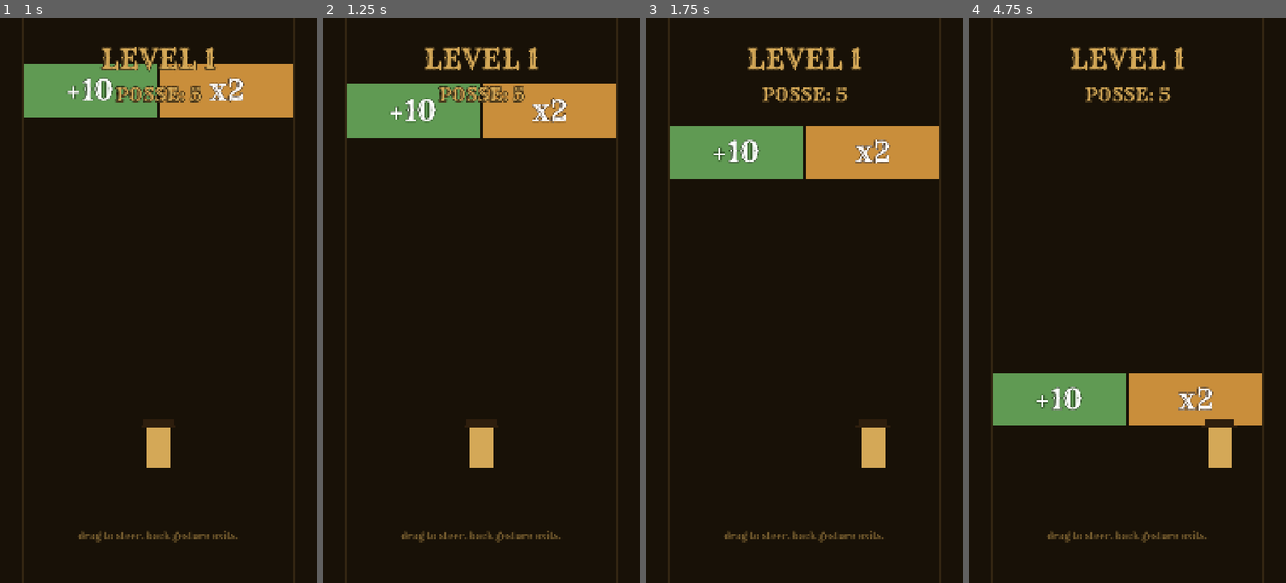
Above: before the commit, frames 1-4 (left to right).
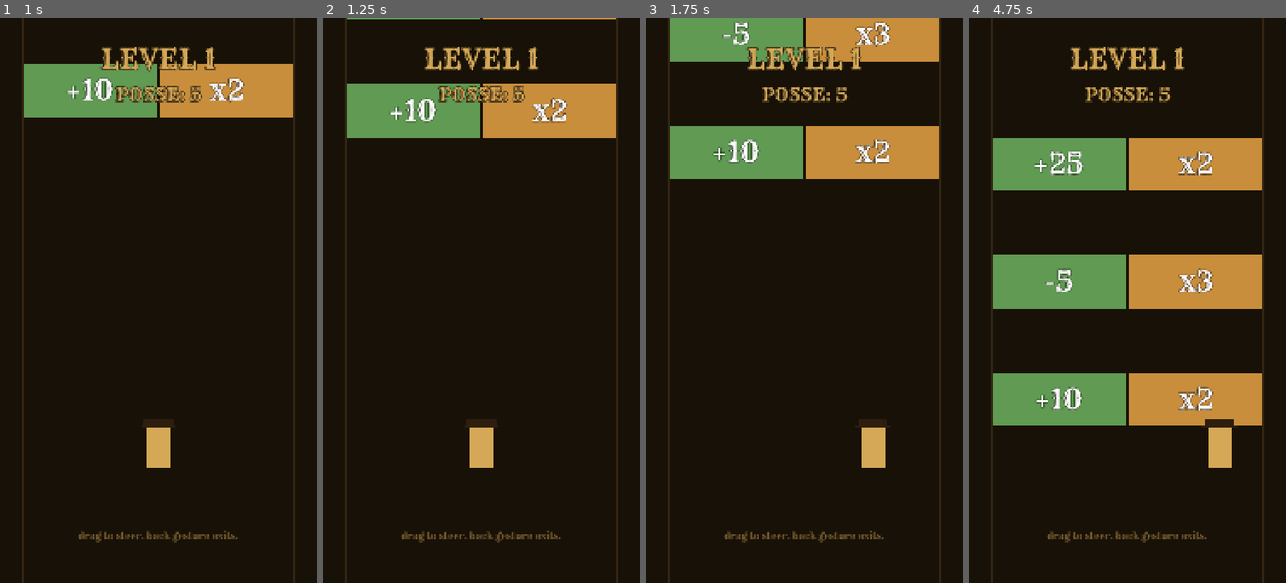
Above: after the commit, the same moments.

Repository: Joeputin100/Not_This_Again
Game: Godot game, scene res://scenes/main_menu.tscn
Two runs of this game, one before a commit and one after it. Both use one fixed random seed, a clock stepped at 60 frames per second and the inputs below.
Inputs (mouse positions are in pixels of both pictures, inside the frame that each line leads up to):
- Up to frame 1 (1 s): click "PLAY" at 0.5 s
- Up to frame 2 (1.25 s): no input
- Up to frame 3 (1.75 s): tap Enter at 1.25 s; move the mouse to (874, 272) at 1.27 s; hold Shift from 1.28 s (still down); click (874, 272) at 1.42 s
- Up to frame 4 (4.75 s): release Shift at 2 s; drag from (1064, 328) to (1111, 413) at 2.02 s; move the mouse to (1159, 176) at 2.77 s; tap Ctrl at 2.85 s; click (1159, 176) at 2.92 s; drag from (1111, 413) to (1032, 215) at 3.52 s; move the mouse to (1222, 385) at 4.27 s; tap Alt at 4.35 s; click (1222, 385) at 4.42 s

Frame 1 is identical in both runs. In frame 2, 0.2% of the frame differs, in the area x 7-93%, y 0-1%; in frame 3, 6.1%; in frame 4, 16%, in the area x 7-93%, y 21-52%.

Commit message:
Phase 1: 3 gates per level + win overlay + 22 LevelProgress tests
The level is now an actual game loop: 3 gates of varying values fall
toward the cowboy at staggered intervals, posse count updates per
gate, and when all 3 have fired the WinOverlay slides in with the
final bounty and an AGAIN button.

- scripts/level_progress.gd — pure-state RefCounted class tracking
  gates_total / gates_passed. Exposes reset(), record_pass(),
  is_complete(), gates_remaining(), progress_fraction(). No SceneTree
  dependency = unit-testable.

- test/test_level_progress.gd — 22 tests across defaults, reset
  (positive + negative total), increment, completion (incomplete /
  exact / over-record), gates_remaining, progress_fraction (zero /
  half / full / clamped).

- scripts/gate.gd: dynamic labels. _ready() sets LeftLabel + RightLabel
  text from @export left_value/right_value via _format_left/right.
  One gate.tscn now serves every gate variant.

- scenes/level.tscn — three Gate instances at y=(200, -200, -600).
  With scroll_speed=280, they arrive at the cowboy ~1.4s apart.
  Values chosen for variety: (+10/x2), (-5/x3), (+25/x2).
  Win overlay added: dim background, beveled panel, "BOUNTY!"
  display title, Murderbot-flavored subtitle, AGAIN button.

- scripts/level.gd — gates discovered via _gather_gates() (any
  scene-tree child with a `triggered` signal and a `_format_left`
  method counts), so future commits can add gates by editing the
  .tscn alone. _on_gate_triggered records pass on LevelProgress;
  when complete, _show_win() pauses 0.55s for the gate-fire to
  register visually, then scales the overlay in with TRANS_BACK
  bounce. _on_again_pressed plays tap, animates the button, reloads
  the scene.

Verifies on next sideload:
  - tap PLAY → level loads with 3 gates scrolling in sequence
  - drag to steer through each → posse counter updates with pop
  - after gate 3, brief delay, then BOUNTY! overlay bounces in
  - "%d posse members made it" matches final posse count
  - AGAIN button squishes on tap, level reloads fresh

Diff:
--- a/godot/scenes/level.tscn
+++ b/godot/scenes/level.tscn
@@ -26,7 +26,20 @@
 offset_bottom = 1920.0
 color = Color(0.4, 0.3, 0.15, 0.35)
 
-[node name="Gate" parent="." instance=ExtResource("3_gate")]
+[node name="Gate1" parent="." instance=ExtResource("3_gate")]
+position = Vector2(540, 200)
+left_value = 10
+right_value = 2
+
+[node name="Gate2" parent="." instance=ExtResource("3_gate")]
+position = Vector2(540, -200)
+left_value = -5
+right_value = 3
+
+[node name="Gate3" parent="." instance=ExtResource("3_gate")]
+position = Vector2(540, -600)
+left_value = 25
+right_value = 2
 
 [node name="Cowboy" type="Node2D" parent="."]
 position = Vector2(540, 1500)
@@ -93,3 +106,63 @@
 theme_override_font_sizes/font_size = 32
 text = "drag to steer. back gesture exits."
 horizontal_alignment = 1
+
+[node name="WinOverlay" type="CanvasLayer" parent="."]
+layer = 10
+visible = false
+
+[node name="Dim" type="ColorRect" parent="WinOverlay"]
+offset_right = 1080.0
+offset_bottom = 1920.0
+color = Color(0, 0, 0, 0.55)
+
+[node name="WinPanel" type="Control" parent="WinOverlay"]
+anchors_preset = -1
+anchor_left = 0.5
+anchor_top = 0.5
+anchor_right = 0.5
+anchor_bottom = 0.5
+offset_left = -440.0
+offset_top = -360.0
+offset_right = 440.0
+offset_bottom = 200.0
+
+[node name="WinPanelBg" type="ColorRect" parent="WinOverlay/WinPanel"]
+offset_right = 880.0
+offset_bottom = 560.0
+color = Color(0.226, 0.157, 0.078, 0.95)
+
+[node name="WinTitle" type="Label" parent="WinOverlay/WinPanel"]
+anchor_right = 1.0
+offset_left = 20.0
+offset_top = 40.0
+offset_right = -20.0
+offset_bottom = 200.0
+theme = ExtResource("2_theme")
+theme_override_font_sizes/font_size = 128
+text = "BOUNTY!"
+horizontal_alignment = 1
+
+[node name="WinSubtitle" type="Label" parent="WinOverlay/WinPanel"]
+anchor_right = 1.0
+offset_left = 20.0
+offset_top = 220.0
+offset_right = -20.0
+offset_bottom = 380.0
+theme = ExtResource("2_theme")
+theme_override_colors/font_color = Color(0.831, 0.659, 0.341, 1)
+theme_override_font_sizes/font_size = 48
+text = "your posse made it out alive
+(barely)"
+horizontal_alignment = 1
+
+[node name="PlayAgainButton" type="Button" parent="WinOverlay/WinPanel"]
+anchor_left = 0.5
+anchor_right = 0.5
+offset_left = -240.0
+offset_top = 380.0
+offset_right = 240.0
+offset_bottom = 540.0
+theme = ExtResource("2_theme")
+theme_override_font_sizes/font_size = 64
+text = "AGAIN"
--- a/godot/scripts/gate.gd
+++ b/godot/scripts/gate.gd
@@ -18,6 +18,25 @@
 
 var _fired: bool = false
 
+@onready var _left_label: Label = $LeftDoor/LeftLabel
+@onready var _right_label: Label = $RightDoor/RightLabel
+
+func _ready() -> void:
+	# Update labels to match the @export values. Lets one gate.tscn
+	# serve every variant — caller sets left_value/right_value and the
+	# UI follows.
+	if _left_label:
+		_left_label.text = _format_left(left_value)
+	if _right_label:
+		_right_label.text = _format_right(right_value)
+
+func _format_left(v: int) -> String:
+	# +N for adds, plain -N for subtracts (the - is already in the int)
+	return "+%d" % v if v >= 0 else str(v)
+
+func _format_right(v: int) -> String:
+	return "x%d" % v
+
 func _process(delta: float) -> void:
 	position.y += scroll_speed * delta
 	if not _fired and position.y >= fire_y:
--- a/godot/scripts/level.gd
+++ b/godot/scripts/level.gd
@@ -1,35 +1,56 @@
 extends Node2D
 
-# Phase 1 level prototype: a draggable cowboy, one math gate scrolling
-# down at it, and a posse counter that updates when the gate fires.
-# Future commits add more gates, barricades, an outlaw boss, win/lose UI.
+# Phase 1 level: 3 math gates scroll toward the cowboy. Posse count
+# updates per gate. When all gates have fired, the WinOverlay slides in
+# with the final bounty, an AGAIN button replays the level. Back gesture
+# returns to menu mid-run or post-win.
 
 const MovementBounds = preload("res://scripts/movement_bounds.gd")
 const GateHelper = preload("res://scripts/gate_helper.gd")
+const LevelProgressScript = preload("res://scripts/level_progress.gd")
 
-# Lerp speed for follow-the-finger smoothing. Higher = snappier;
-# lower = laggier. ~12 feels responsive without jitter on 60Hz mid-range.
 const FOLLOW_SPEED: float = 12.0
-
 const STARTING_POSSE: int = 5
 
 @onready var cowboy: Node2D = $Cowboy
-@onready var gate: Node2D = $Gate
 @onready var posse_label: Label = $UI/PosseCount
+@onready var win_overlay: CanvasLayer = $WinOverlay
+@onready var win_panel: Control = $WinOverlay/WinPanel
+@onready var win_subtitle: Label = $WinOverlay/WinPanel/WinSubtitle
+@onready var again_button: Button = $WinOverlay/WinPanel/PlayAgainButton
 
-# Where the cowboy is being told to go; smoothed in _process().
 var target_x: float
 
-# Run-local state (NOT persisted in GameState — posse resets each run).
+# Run-local state. Resets each level.
 var posse_count: int = STARTING_POSSE:
 	set(value):
 		posse_count = maxi(1, value)
 		_refresh_posse_label()
 
+var progress: RefCounted
+
 func _ready() -> void:
 	target_x = cowboy.position.x
-	gate.triggered.connect(_on_gate_triggered)
+	progress = LevelProgressScript.new()
+
+	# Discover all gates by group instead of hand-listing — adding a 4th
+	# gate to the scene tree later won't require code changes here.
+	var gates := _gather_gates()
+	progress.reset(gates.size())
+	for gate in gates:
+		gate.triggered.connect(_on_gate_triggered.bind(gate))
+
+	again_button.pressed.connect(_on_again_pressed)
+	# Pivot for the win panel scale-in animation
+	win_panel.pivot_offset = Vector2(440, 280)
 	_refresh_posse_label()
+
+func _gather_gates() -> Array[Node]:
+	var gates: Array[Node] = []
+	for child in get_children():
+		if child.has_signal("triggered") and child.has_method("_format_left"):
+			gates.append(child)
+	return gates
 
 func _process(delta: float) -> void:
 	cowboy.position.x = lerpf(cowboy.position.x, target_x, FOLLOW_SPEED * delta)
@@ -55,18 +76,19 @@
 	elif what == NOTIFICATION_WM_CLOSE_REQUEST:
 		get_tree().quit()
 
-func _on_gate_triggered(gate_center_x: float) -> void:
+func _on_gate_triggered(gate_center_x: float, gate: Node) -> void:
 	var side := GateHelper.which_side(cowboy.position.x, gate_center_x)
 	posse_count = GateHelper.apply_effect(posse_count, side, gate.left_value, gate.right_value)
 	AudioBus.play_gate_pass()
 	_pulse_posse_label()
+	progress.record_pass()
+	if progress.is_complete():
+		_show_win()
 
 func _refresh_posse_label() -> void:
 	if posse_label:
 		posse_label.text = "POSSE: %d" % posse_count
 
-# Visual punch when the count changes: scale-pop animation on the label.
-# Without this the number just changes silently and the moment doesn't land.
 func _pulse_posse_label() -> void:
 	if not posse_label:
 		return
@@ -78,3 +100,31 @@
 	tween.tween_property(posse_label, "scale", Vector2.ONE, 0.18) \
 		.set_trans(Tween.TRANS_SINE) \
 		.set_ease(Tween.EASE_IN_OUT)
+
+# ---------- Win flow ----------
+
+func _show_win() -> void:
+	# Murderbot-flavored bounty copy. Phase 1+ may template this further.
+	win_subtitle.text = "%d posse members made it.
+whatever that's worth." % posse_count
+	# Wait a beat so the player notices the last gate fire before the
+	# overlay covers it.
+	await get_tree().create_timer(0.55).timeout
+	win_overlay.visible = true
+	win_panel.scale = Vector2(0.55, 0.55)
+	var tween := create_tween().set_parallel(true)
+	tween.tween_property(win_panel, "scale", Vector2.ONE, 0.32) \
+		.set_trans(Tween.TRANS_BACK) \
+		.set_ease(Tween.EASE_OUT)
+
+func _on_again_pressed() -> void:
+	AudioBus.play_tap()
+	# Squish-and-bounce on the button before reloading the level.
+	again_button.disabled = true
+	var t := create_tween()
+	t.tween_property(again_button, "scale", Vector2(0.92, 0.92), 0.06)
+	t.tween_property(again_button, "scale", Vector2.ONE, 0.16) \
+		.set_trans(Tween.TRANS_BACK) \
+		.set_ease(Tween.EASE_OUT)
+	await t.finished
+	get_tree().reload_current_scene()
--- /dev/null
+++ b/godot/scripts/level_progress.gd
@@ -0,0 +1,29 @@
+extends RefCounted
+
+# Tiny pure-state class tracking "how many gates left in this run."
+# Lives in its own file so we can unit-test the boundary cases (zero
+# gates, partial progress, exact completion, over-counting) without
+# spinning up a scene.
+
+var gates_total: int = 0
+var gates_passed: int = 0
+
+func reset(total: int) -> void:
+	gates_total = maxi(0, total)
+	gates_passed = 0
+
+func record_pass() -> void:
+	gates_passed += 1
+
+# True only when at least one gate existed AND all of them have fired.
+# A reset-to-zero state returns false (no run in progress = not complete).
+func is_complete() -> bool:
+	return gates_total > 0 and gates_passed >= gates_total
+
+func gates_remaining() -> int:
+	return maxi(0, gates_total - gates_passed)
+
+func progress_fraction() -> float:
+	if gates_total <= 0:
+		return 0.0
+	return clampf(float(gates_passed) / float(gates_total), 0.0, 1.0)
--- /dev/null
+++ b/godot/test/test_level_progress.gd
@@ -0,0 +1,127 @@
+extends GutTest
+
+const LevelProgressScript = preload("res://scripts/level_progress.gd")
+
+var p: RefCounted
+
+func before_each():
+	p = LevelProgressScript.new()
+
+# ---------- default state ----------
+
+func test_starts_with_zero_total():
+	assert_eq(p.gates_total, 0)
+
+func test_starts_with_zero_passed():
+	assert_eq(p.gates_passed, 0)
+
+func test_not_complete_at_default():
+	assert_false(p.is_complete())
+
+func test_progress_zero_when_no_gates():
+	assert_eq(p.progress_fraction(), 0.0)
+
+# ---------- reset ----------
+
+func test_reset_sets_total():
+	p.reset(3)
+	assert_eq(p.gates_total, 3)
+
+func test_reset_clears_passed():
+	p.gates_passed = 5
+	p.reset(3)
+	assert_eq(p.gates_passed, 0)
+
+func test_reset_clamps_negative_total_to_zero():
+	p.reset(-1)
+	assert_eq(p.gates_total, 0)
+
+# ---------- record_pass ----------
+
+func test_record_pass_increments():
+	p.reset(3)
+	p.record_pass()
+	assert_eq(p.gates_passed, 1)
+
+func test_three_passes_accumulate():
+	p.reset(3)
+	p.record_pass()
+	p.record_pass()
+	p.record_pass()
+	assert_eq(p.gates_passed, 3)
+
+# ---------- is_complete ----------
+
+func test_not_complete_with_zero_passed_of_three():
+	p.reset(3)
+	assert_false(p.is_complete())
+
+func test_not_complete_with_two_passed_of_three():
+	p.reset(3)
+	p.record_pass()
+	p.record_pass()
+	assert_false(p.is_complete())
+
+func test_complete_when_passed_equals_total():
+	p.reset(3)
+	p.record_pass()
+	p.record_pass()
+	p.record_pass()
+	assert_true(p.is_complete())
+
+func test_complete_stays_true_on_over_record():
+	# Defensive: if a buggy caller records more than total, still complete.
+	p.reset(3)
+	p.record_pass()
+	p.record_pass()
+	p.record_pass()
+	p.record_pass()
+	assert_true(p.is_complete())
+
+# ---------- gates_remaining ----------
+
+func test_remaining_full_at_start():
+	p.reset(3)
+	assert_eq(p.gates_remaining(), 3)
+
+func test_remaining_decrements():
+	p.reset(3)
+	p.record_pass()
+	assert_eq(p.gates_remaining(), 2)
+
+func test_remaining_zero_when_complete():
+	p.reset(2)
+	p.record_pass()
+	p.record_pass()
+	assert_eq(p.gates_remaining(), 0)
+
+func test_remaining_clamped_to_zero_on_over_record():
+	p.reset(2)
+	p.record_pass()
+	p.record_pass()
+	p.record_pass()
+	assert_eq(p.gates_remaining(), 0)
+
+# ---------- progress_fraction ----------
+
+func test_progress_zero_at_start():
+	p.reset(4)
+	assert_eq(p.progress_fraction(), 0.0)
+
+func test_progress_half():
+	p.reset(4)
+	p.record_pass()
+	p.record_pass()
+	assert_almost_eq(p.progress_fraction(), 0.5, 0.001)
+
+func test_progress_full():
+	p.reset(4)
+	for i in 4:
+		p.record_pass()
+	assert_almost_eq(p.progress_fraction(), 1.0, 0.001)
+
+func test_progress_clamped_above_one():
+	p.reset(2)
+	for i in 5:
+		p.record_pass()
+	assert_eq(p.progress_fraction(), 1.0)
